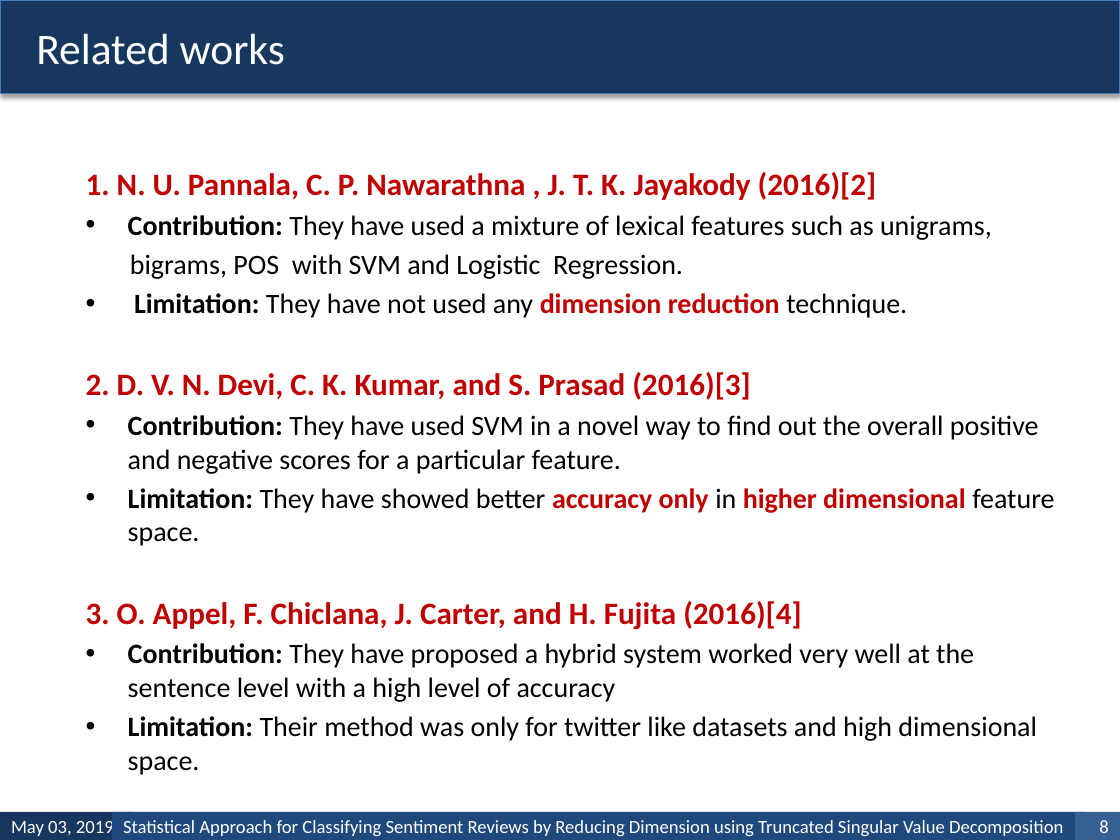
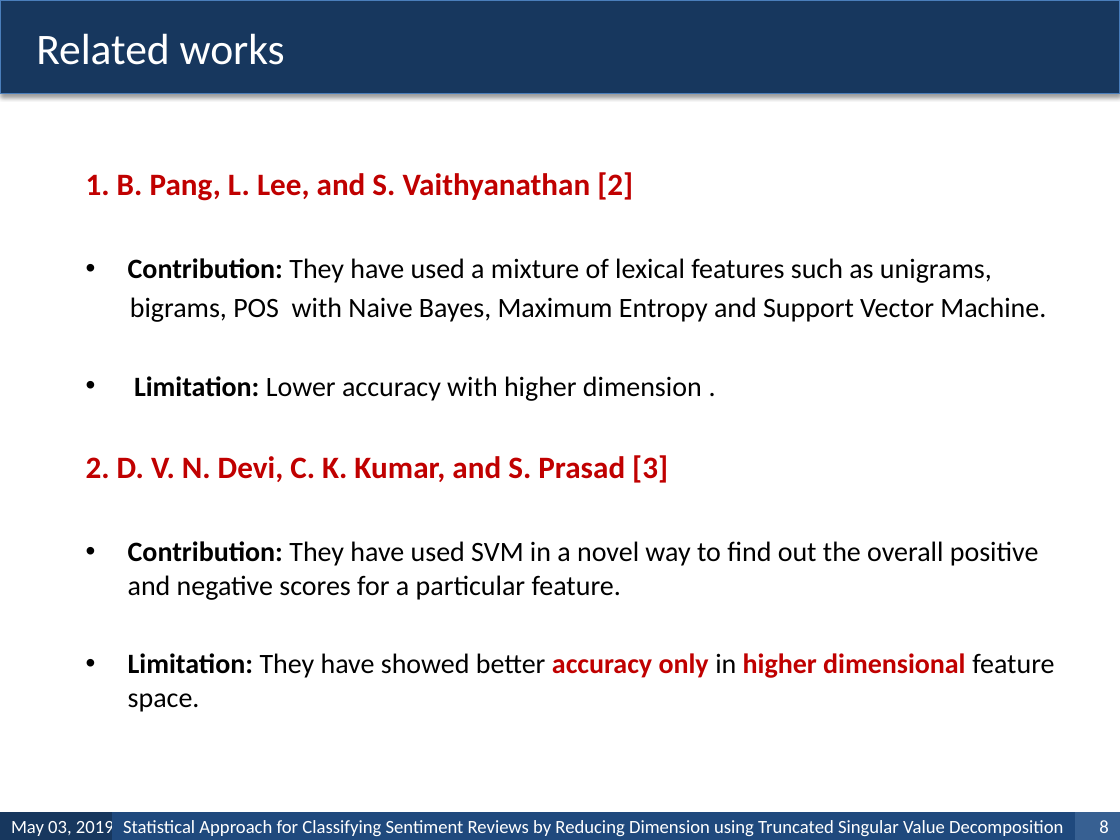
Before and after one commit to habibrahmanbd/Sent.Mining, a slide deck: slide 8 of ICASERT/Paper ID: 735.pptx. Drawn at 1120x840 pixels with LibreOffice and Linux fonts; fonts in the diff are those of the drawing. Boxes give left, top, right and bottom in pixels: in the first picture for what was removed or moved away, otherwise in the second. Text is boxed around its words. In the diff, an @@ line names an element or a change of style, - is before the commit and + after.

```diff
--- a/ICASERT/Paper ID: 735.pptx
+++ b/ICASERT/Paper ID: 735.pptx
@@ text at <box>86,172,633,201</box>: text changed @@
-1. N. U. Pannala, C. P. Nawarathna , J. T. K. Jayakody (2016)[2]
+1. B. Pang, L. Lee, and S. Vaithyanathan [2]
@@ text at <box>86,297,1046,483</box>: text changed; bold off @@
-bigrams, POS with SVM and Logistic Regression.
-• Limitation: They have not used any dimension reduction technique.
-2. D. V. N. Devi, C. K. Kumar, and S. Prasad (2016)[3]
+bigrams, POS with Naive Bayes, Maximum Entropy and Support Vector Machine.
+• Limitation: Lower accuracy with higher dimension .
+2. D. V. N. Devi, C. K. Kumar, and S. Prasad [3]
@@ text at <box>86,601,1037,775</box>: paragraphs removed @@
-3. O. Appel, F. Chiclana, J. Carter, and H. Fujita (2016)[4]
-• Contribution: They have proposed a hybrid system worked very well at the sentence level with a high level of accuracy
-• Limitation: Their method was only for twitter like datasets and high dimensional space.
```
Also in this commit, not shown: 10 other slides changed, 1 slide added, 12 other files.
